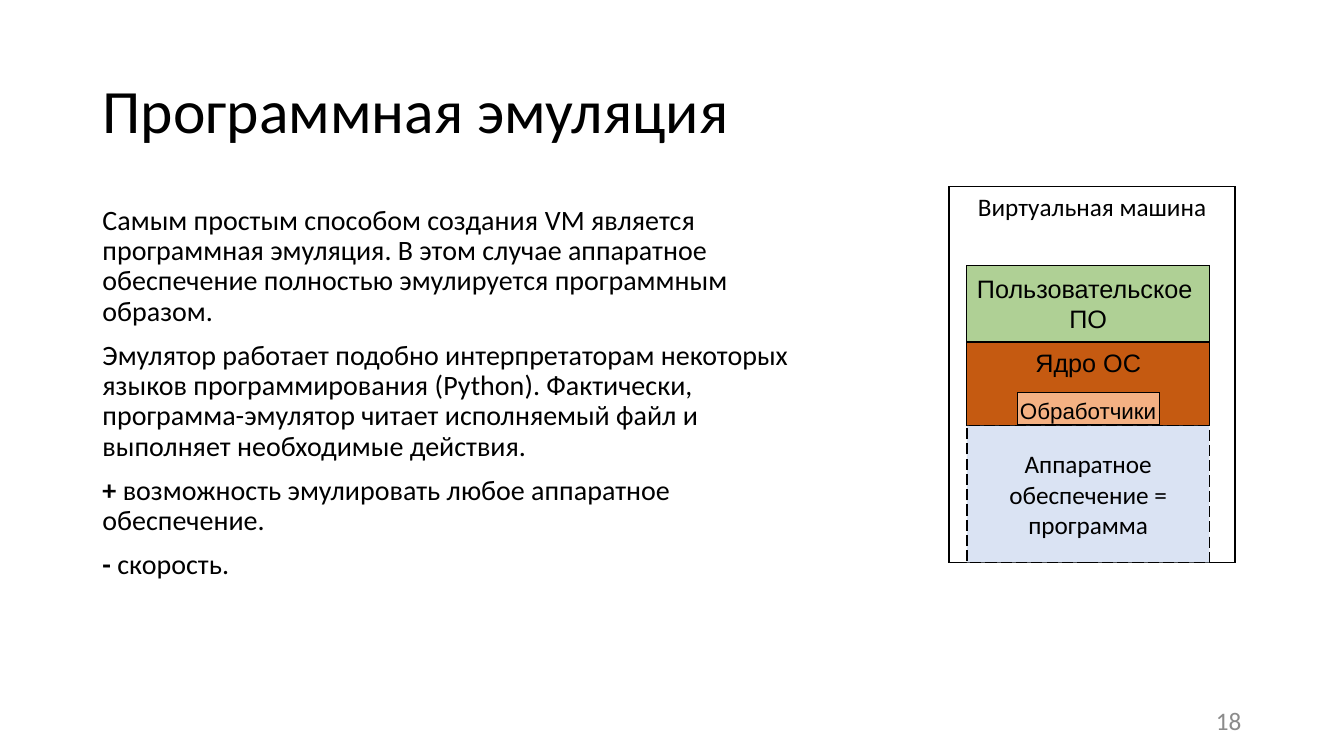
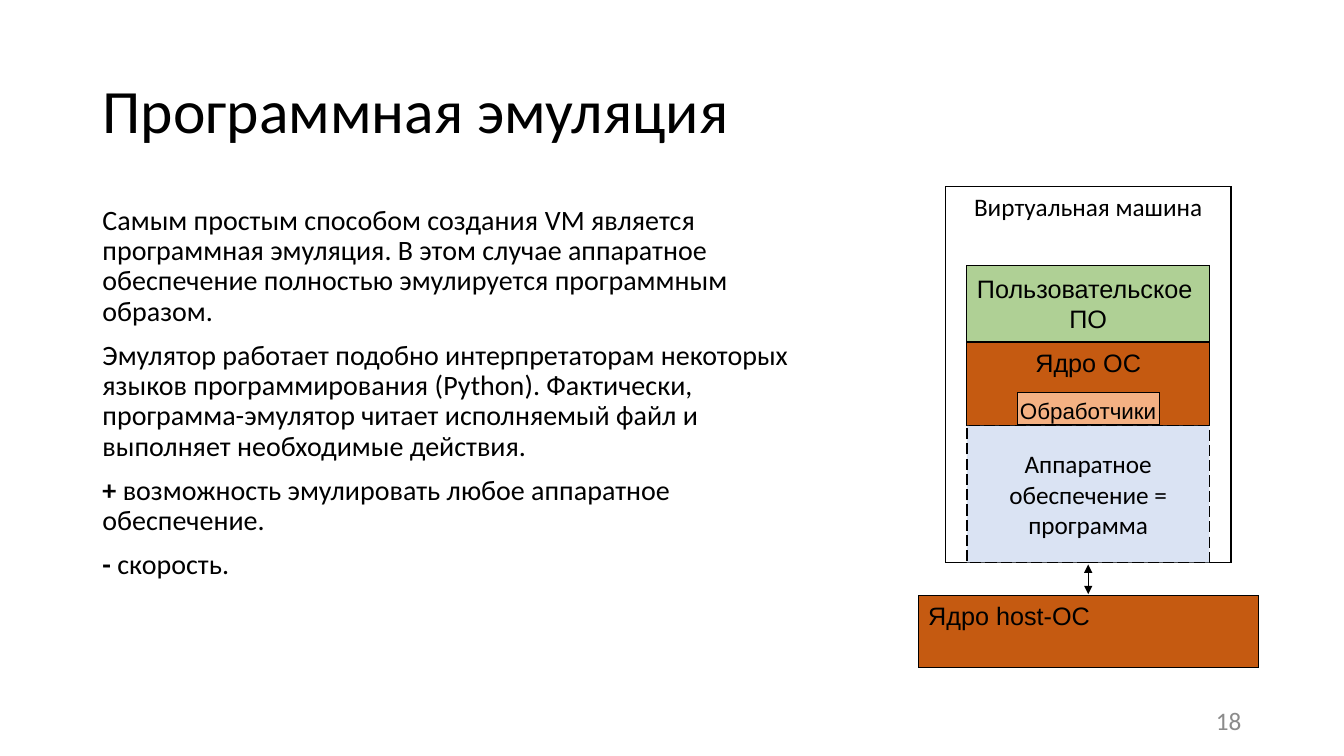
Before and after one commit to itsecd/low-level-programming, a slide deck: slide 18 of Lectures/9.Debugging_and_VM/Lecture9.pptx. Drawn at 1344x756 pixels with LibreOffice and Linux fonts; fonts in the diff are those of the drawing. Boxes give left, top, right and bottom in pixels: in the first picture for what was removed or moved away, otherwise in the second. Text is boxed around its words. In the diff, an @@ line names an element or a change of style, - is before the commit and + after.

```diff
--- a/Lectures/9.Debugging_and_VM/Lecture9.pptx
+++ b/Lectures/9.Debugging_and_VM/Lecture9.pptx
@@ rectangle "Виртуальная машина": place and size @@
-rectangle "Виртуальная машина" at box(950, 187, 1236, 563)
+rectangle "Виртуальная машина" at box(946, 187, 1232, 563)
@@ double arrow added from (1089, 594) to (1089, 565), #000000 0.5 pt @@
@@ freeform shape added at box(919, 596, 1258, 667), fill #C55A11, outline #000000 0 pt, 18 pt, text #000000 @@
+Ядро host-ОС
```
Also in this commit, not shown: 6 other slides changed, 5 other files.
